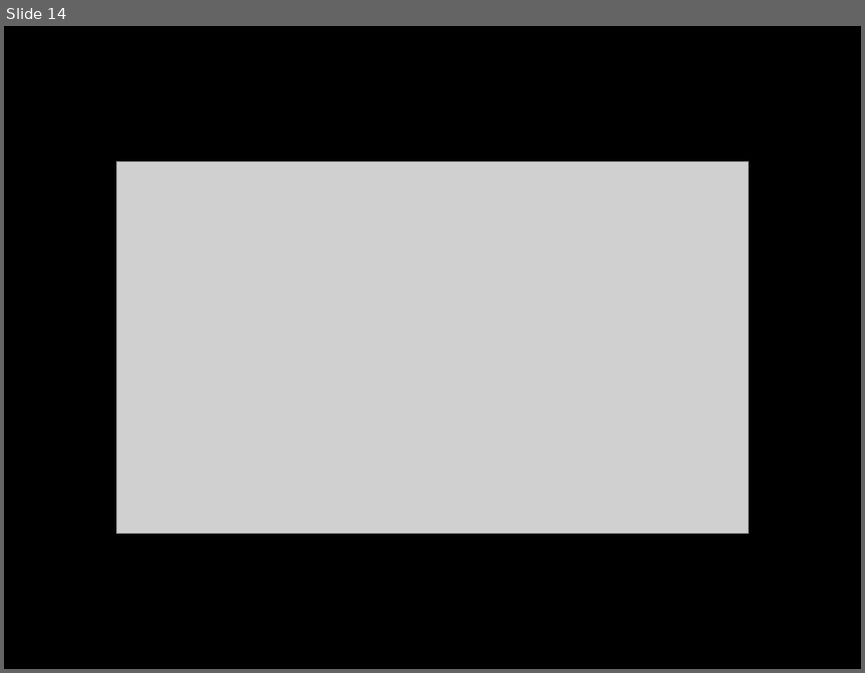
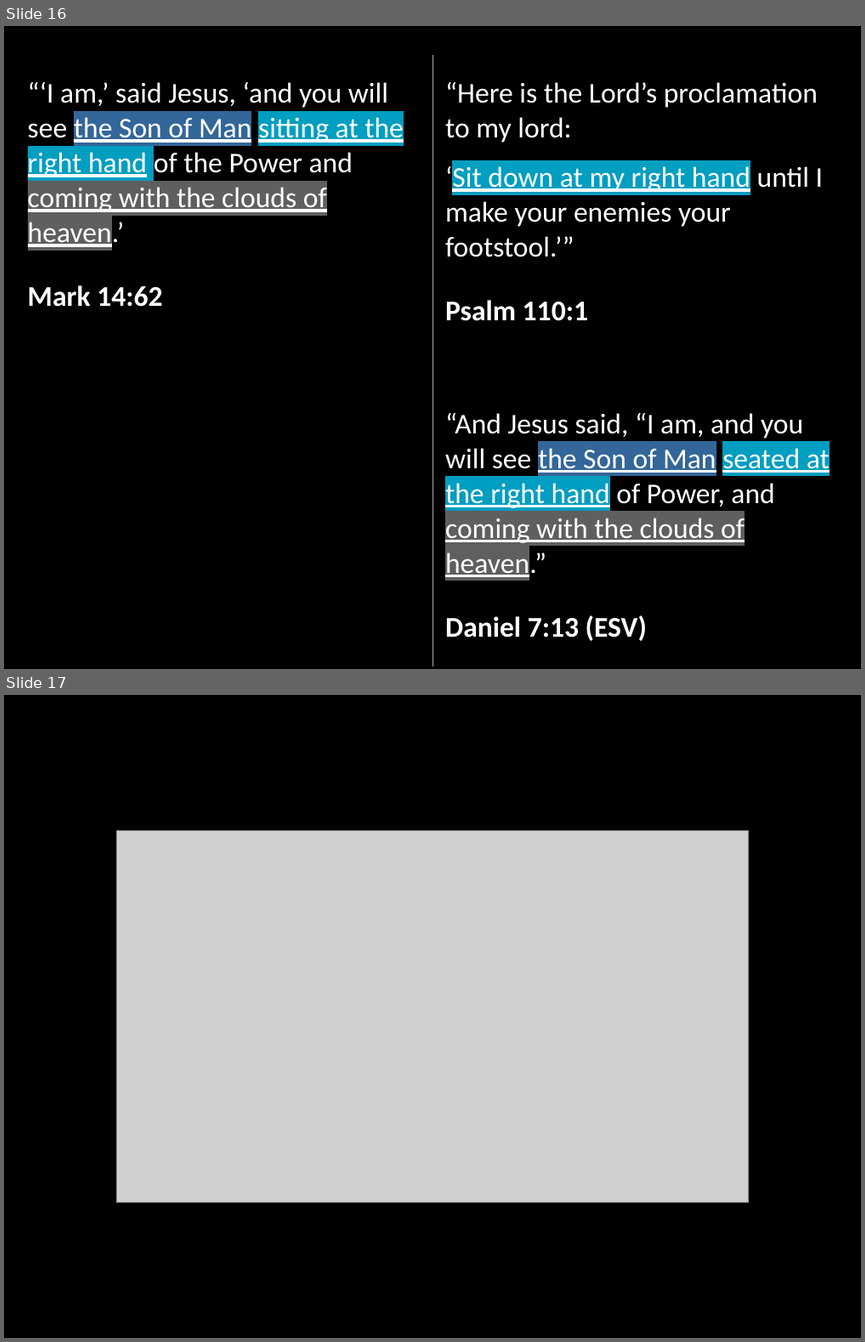
Before and after one commit to LukeMurphey/Ai1L, a slide deck: companion-website/public/files/20. Jesus didn't claim to be God.pptx. Shown one above the other, each under a label of ours: slide 14 before the commit, slides 16 and 17 after it. The pictures are 865x673 and 865x1342 pixels, drawn with LibreOffice and Linux fonts; fonts in the diff are those of the drawing; grey boxes stand for pictures. Boxes give left, top, right and bottom in pixels: in the first picture for what was removed or moved away, otherwise in the second. Text is boxed around its words. In the diff, an @@ line names an element or a change of style, - is before the commit and + after.

```diff
--- a/companion-website/public/files/20. Jesus didn't claim to be God.pptx
+++ b/companion-website/public/files/20. Jesus didn't claim to be God.pptx
@@ slide 16 added at (4,26,861,669), background #000000 @@
@@ table added at (14,54,851,657), 2 rows, 2 columns @@
+“‘I am,’ said Jesus, ‘and you will see the Son of Man sitting at the right hand of the Power and coming with the clouds of heaven.’ / Mark 14:62 | “Here is the Lord’s proclamation to my lord: / ‘Sit down at my right hand until I make your enemies your footstool.’” / Psalm 110:1
+ | “And Jesus said, “I am, and you will see the Son of Man seated at the right hand of Power, and coming with the clouds of heaven.” / Daniel 7:13 (ESV)
@@ what was slide 14 is now slide 17 @@
```
Also in this commit, not shown: 5 slides changed, 2 other slides added.
